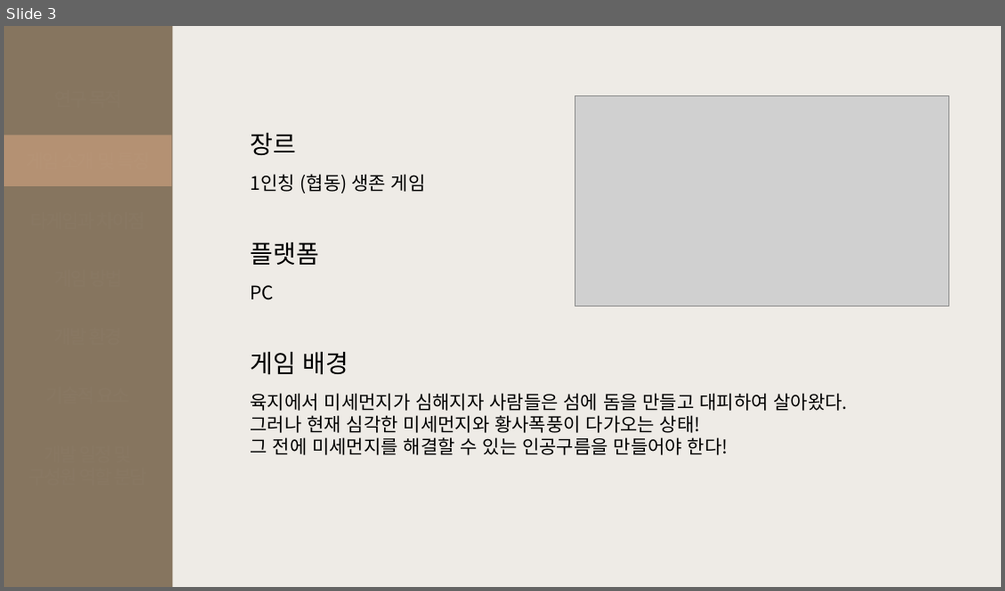
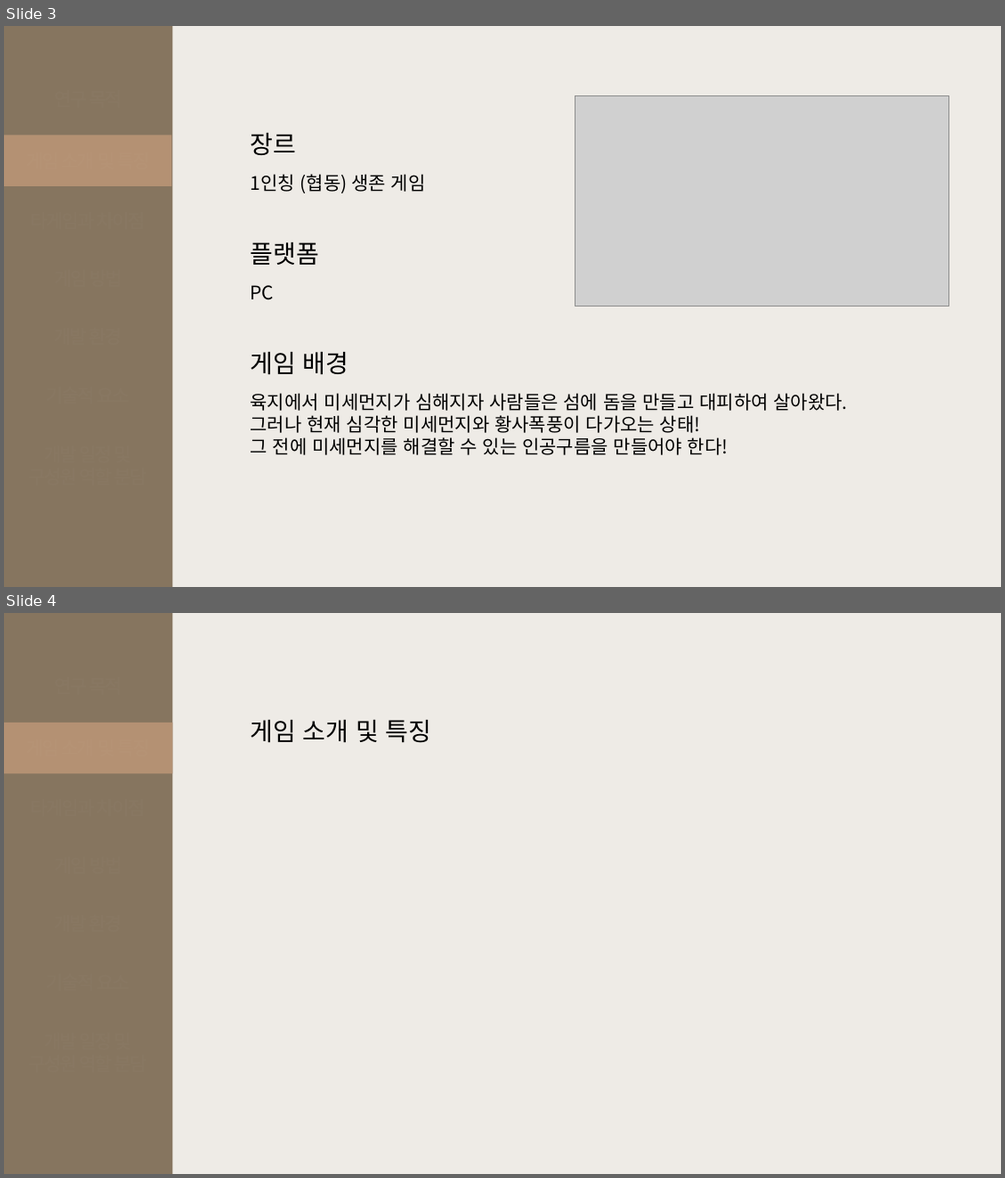
Before and after one commit to goldsun119/Graduation-Project, a slide deck: Document/1206 기획발표자료_02.pptx. Shown one above the other, each under a label of ours: slide 3 before the commit, slides 3 and 4 after it. The pictures are 1005x591 and 1005x1178 pixels, drawn with LibreOffice and Linux fonts; fonts in the diff are those of the drawing; grey boxes stand for pictures. Boxes give left, top, right and bottom in pixels: in the first picture for what was removed or moved away, otherwise in the second. Text is boxed around its words. In the diff, an @@ line names an element or a change of style, - is before the commit and + after.

```diff
--- a/Document/1206 기획발표자료_02.pptx
+++ b/Document/1206 기획발표자료_02.pptx
@@ slide 4 added at (x1=4, y1=613, x2=1001, y2=1174), background #EEEBE6 @@
@@ rectangle added at (x1=4, y1=613, x2=172, y2=1174), fill #86755F @@
@@ text added at (x1=251, y1=719, x2=432, y2=743), 24 pt, text #000000 @@
+게임 소개 및 특징
@@ rectangle added at (x1=4, y1=722, x2=172, y2=773), fill #B49173 @@
```
Also in this commit, not shown: 1 slide changed, 1 other slide added.
